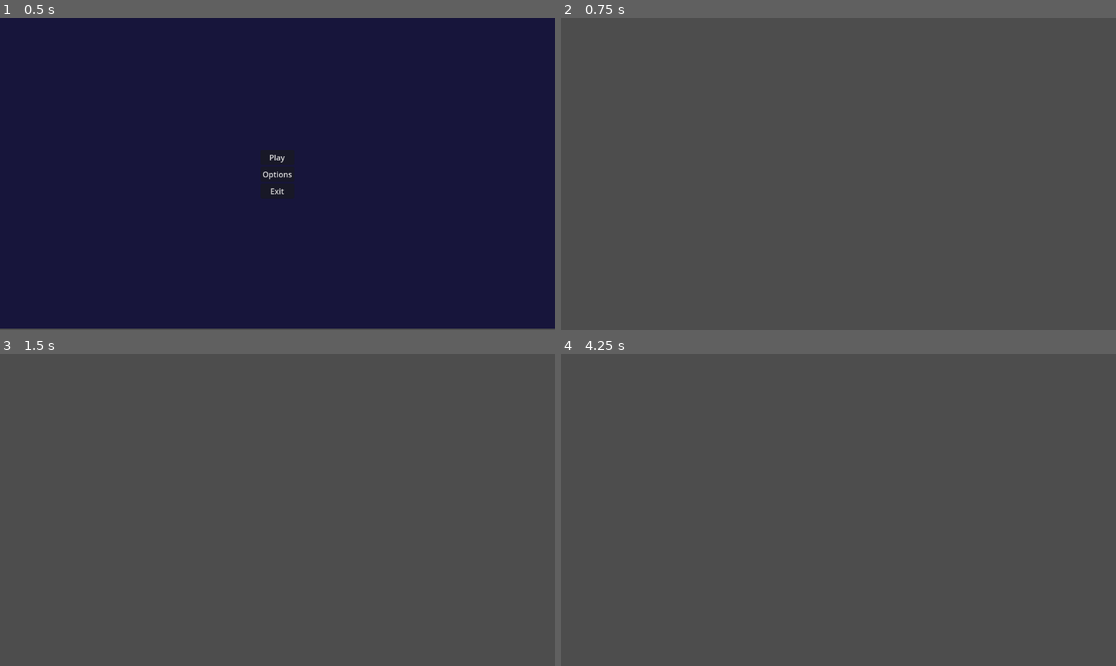
Above: before the commit, frames 1-4 (two rows, left to right).
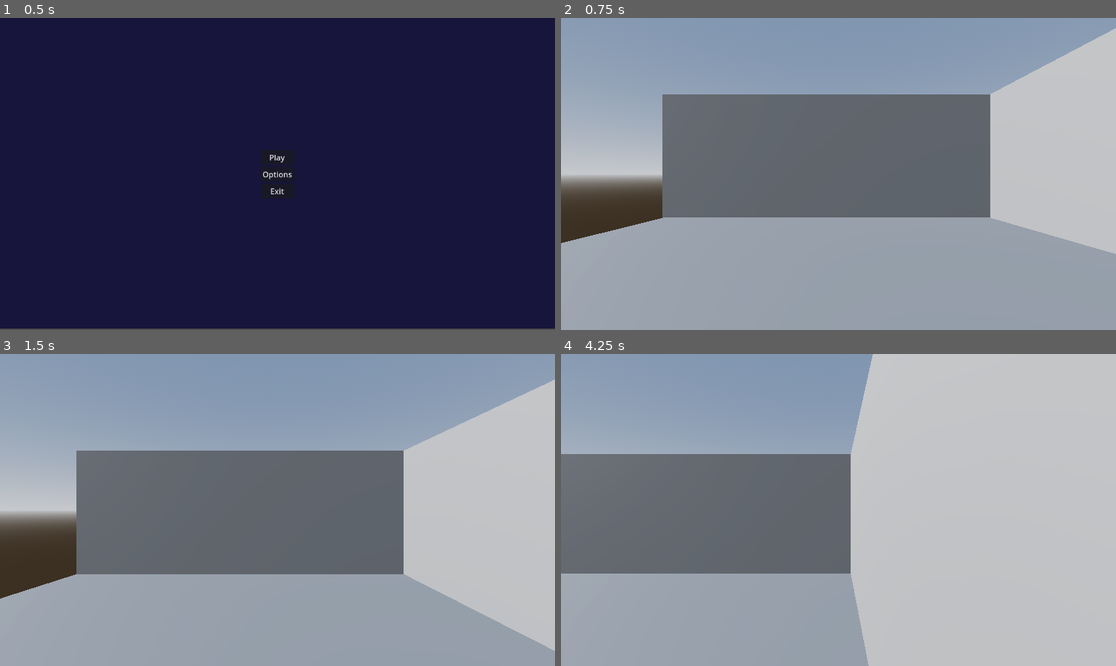
Above: after the commit, the same moments.

Repository: moriartyjk/nova_horizons
Game: Godot game, scene res://scenes/menus/main_menu.tscn
Two runs of this game, one before a commit and one after it. Both use one fixed random seed, a clock stepped at 60 frames per second and the inputs below.
Inputs:
- Up to frame 1 (0.5 s): no input
- Up to frame 2 (0.75 s): click "Play" at 0.5 s
- Up to frame 3 (1.5 s): tap Enter (ui_accept) at 1.25, 1.35 s; hold Right (ui_right) from 1.28 s (still down)
- Up to frame 4 (4.25 s): tap Enter (ui_accept) at 1.52, 1.82, 2.1, 2.27, 2.57, 2.85, 3.5, 3.6, 3.77, 4.07 s; release Right (ui_right) at 2.03 s; hold Down (ui_down) 2.03-2.78 s; hold Right (ui_right) 2.78-3.53 s; hold Up (ui_up) from 3.53 s (still down)

Frame 1 is identical in both runs. In frame 2, 99% of the frame differs, in the area x 0-100%, y 0-100%; in frame 3, 100%; in frame 4, 100%.

Commit message:
rotated the environment cuz i could, added basic movement script to pill, added camera

Diff:
--- a/scenes/environment.tscn
+++ b/scenes/environment.tscn
@@ -11,6 +11,7 @@
 [sub_resource type="BoxMesh" id="BoxMesh_rrq3x"]
 
 [node name="Environment" type="Node3D"]
+transform = Transform3D(-4.37114e-08, 0, 1, 0, 1, 0, -1, 0, -4.37114e-08, 0, 0, 0)
 
 [node name="Floor" type="StaticBody3D" parent="."]
 
--- a/scenes/game.tscn
+++ b/scenes/game.tscn
@@ -1,6 +1,7 @@
-[gd_scene load_steps=5 format=3 uid="uid://dyoh6fxxpe67a"]
+[gd_scene load_steps=6 format=3 uid="uid://dyoh6fxxpe67a"]
 
-[ext_resource type="PackedScene" path="res://scenes/environment.tscn" id="1_nn353"]
+[ext_resource type="PackedScene" uid="uid://n1rgc4ij8che" path="res://scenes/environment.tscn" id="1_nn353"]
+[ext_resource type="PackedScene" uid="uid://ciajsvy2jp62v" path="res://scenes/robo_drone.tscn" id="2_cje2b"]
 
 [sub_resource type="ProceduralSkyMaterial" id="ProceduralSkyMaterial_u5gor"]
 sky_horizon_color = Color(0.64625, 0.65575, 0.67075, 1)
@@ -24,3 +25,6 @@
 transform = Transform3D(0.0954207, 0.351195, -0.931427, 0.103103, 0.927177, 0.360156, 0.990083, -0.130399, 0.0522627, -14.0321, 6.90853, 3.79163)
 
 [node name="Environment" parent="." instance=ExtResource("1_nn353")]
+transform = Transform3D(1, 0, 0, 0, 1, 0, 0, 0, 1, 0, 0, 0)
+
+[node name="RoboDrone" parent="." instance=ExtResource("2_cje2b")]
--- a/scenes/robo_drone.tscn
+++ b/scenes/robo_drone.tscn
@@ -1,4 +1,6 @@
-[gd_scene load_steps=3 format=3 uid="uid://ciajsvy2jp62v"]
+[gd_scene load_steps=4 format=3 uid="uid://ciajsvy2jp62v"]
+
+[ext_resource type="Script" path="res://scripts/player.gd" id="1_1lj84"]
 
 [sub_resource type="CapsuleMesh" id="CapsuleMesh_d82t7"]
 
@@ -8,6 +10,7 @@
 transform = Transform3D(1, 0, 0, 0, 1, 0, 0, 0, 1, 0, 0.826707, 0)
 
 [node name="CharacterBody3D" type="CharacterBody3D" parent="."]
+script = ExtResource("1_1lj84")
 
 [node name="MeshInstance3D" type="MeshInstance3D" parent="CharacterBody3D"]
 transform = Transform3D(1, 0, 0, 0, 1, 0, 0, 0, 1, 0, 0.232685, 0)
@@ -18,3 +21,5 @@
 
 [node name="Neck" type="Node3D" parent="CharacterBody3D"]
 transform = Transform3D(1, 0, 0, 0, 1, 0, 0, 0, 1, 0, 0.731932, 0)
+
+[node name="Camera3D" type="Camera3D" parent="CharacterBody3D/Neck"]
--- /dev/null
+++ b/scripts/player.gd
@@ -0,0 +1,28 @@
+extends CharacterBody3D
+
+
+const SPEED = 5.0
+const JUMP_VELOCITY = 4.5
+
+
+func _physics_process(delta: float) -> void:
+	# Add the gravity.
+	if not is_on_floor():
+		velocity += get_gravity() * delta
+
+	# Handle jump.
+	if Input.is_action_just_pressed("ui_accept") and is_on_floor():
+		velocity.y = JUMP_VELOCITY
+
+	# Get the input direction and handle the movement/deceleration.
+	# As good practice, you should replace UI actions with custom gameplay actions.
+	var input_dir := Input.get_vector("ui_left", "ui_right", "ui_up", "ui_down")
+	var direction := (transform.basis * Vector3(input_dir.x, 0, input_dir.y)).normalized()
+	if direction:
+		velocity.x = direction.x * SPEED
+		velocity.z = direction.z * SPEED
+	else:
+		velocity.x = move_toward(velocity.x, 0, SPEED)
+		velocity.z = move_toward(velocity.z, 0, SPEED)
+
+	move_and_slide()
Not shown: 1 places in scenes/environment.tscn that only renumber resources
